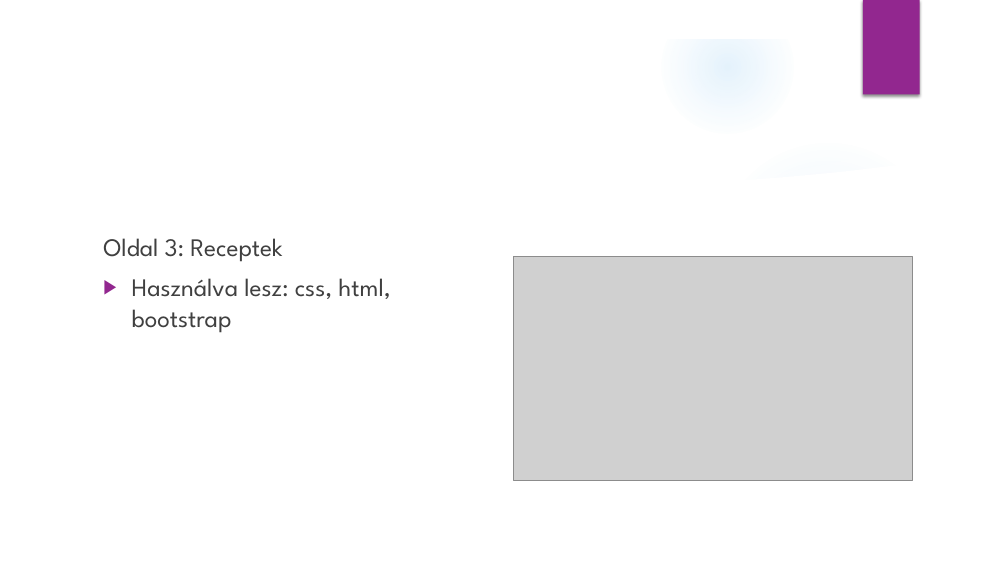
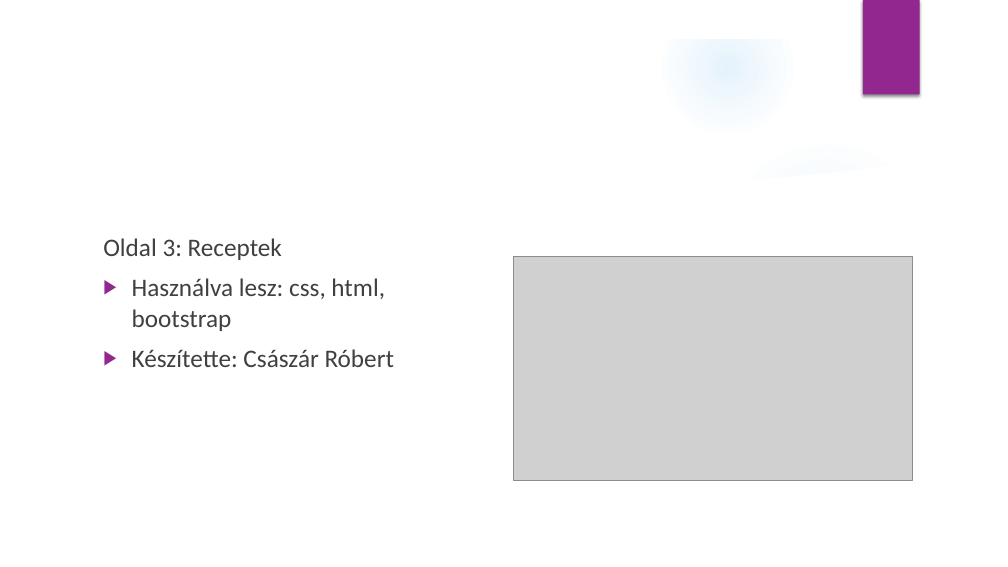
Before and after one commit to M3morui/html, a slide deck: slide 5 of karacsony/Karácsonyi Honlap Projekt.pptx. Drawn at 1008x567 pixels with LibreOffice and Linux fonts; fonts in the diff are those of the drawing; grey boxes stand for pictures; background and template pictures are left out. Boxes give left, top, right and bottom in pixels: in the first picture for what was removed or moved away, otherwise in the second. Text is boxed around its words. In the diff, an @@ line names an element or a change of style, - is before the commit and + after.

```diff
--- a/karacsony/Karácsonyi Honlap Projekt.pptx
+++ b/karacsony/Karácsonyi Honlap Projekt.pptx
@@ text at [103,238,385,331]: font League Spartan to Calibri in "Oldal 3: Receptek", "Használva lesz: css, html, bootstrap" @@
@@ text at [132,349,394,367]: paragraph added @@
+▶ Készítette: Császár Róbert
```
Also in this commit, not shown: 6 other slides changed, 2 slides added, 6 other files.
